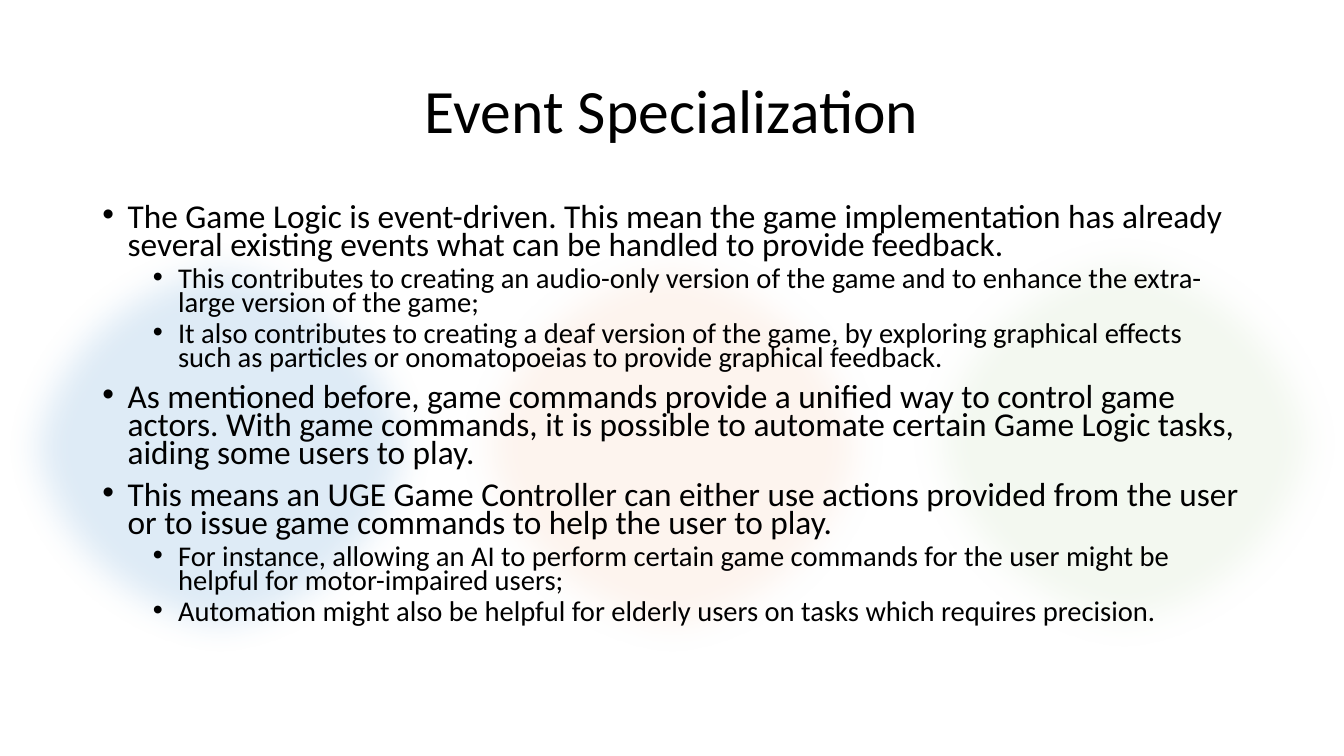
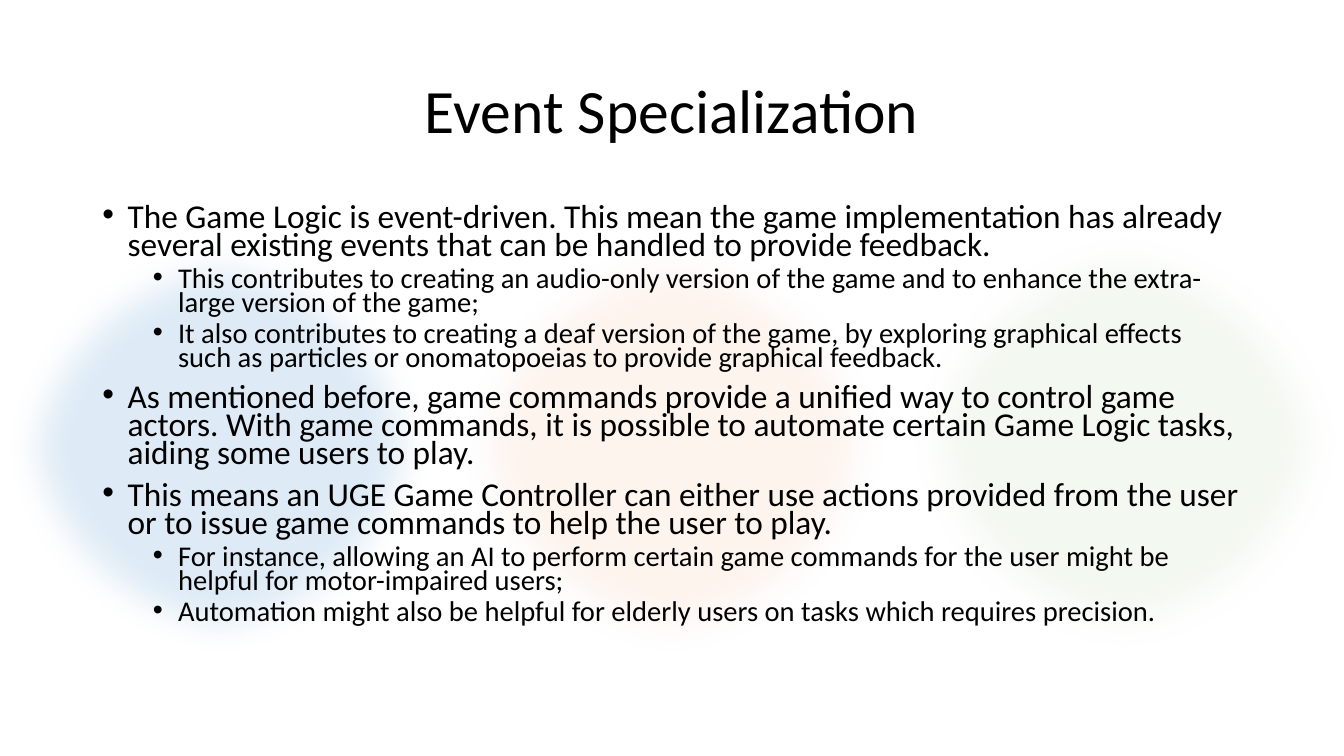
Before and after one commit to francogarcia/uge, a slide deck: slide 41 of doc/UGE in a Nutshell.pptx. Drawn at 1344x756 pixels with LibreOffice and Linux fonts; fonts in the diff are those of the drawing. Boxes give left, top, right and bottom in pixels: in the first picture for what was removed or moved away, otherwise in the second. Text is boxed around its words. In the diff, an @@ line names an element or a change of style, - is before the commit and + after.

```diff
--- a/doc/UGE in a Nutshell.pptx
+++ b/doc/UGE in a Nutshell.pptx
@@ text at <box>128,205,1222,262</box>: text changed @@
-• The Game Logic is event-driven. This mean the game implementation has already several existing events what can be handled to provide feedback.
+• The Game Logic is event-driven. This mean the game implementation has already several existing events that can be handled to provide feedback.
```
Also in this commit, not shown: 21 other slides changed.
